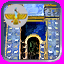
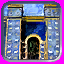
Revision of a layered (64, 64) image; what changed, layer by layer:
hid "Zoroastrian" over bbox(4, 4, 28, 28)
